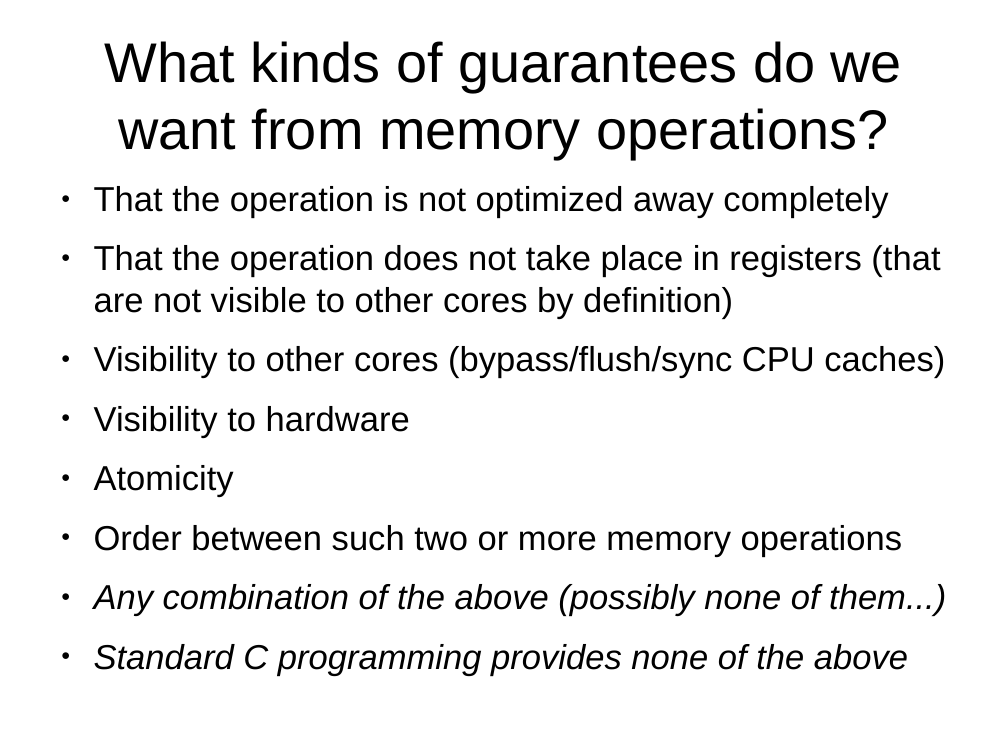
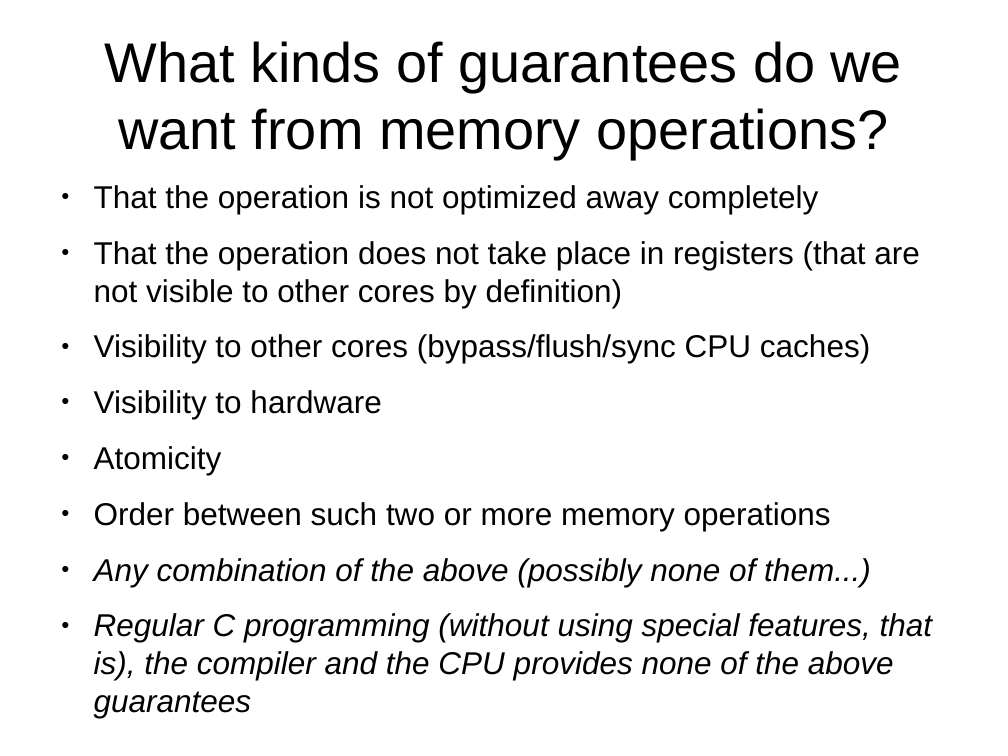
Before and after one commit to veltzer/demos-linux, a slide deck: slide 3 of doc/odp/volatile.odp. Drawn at 1008x756 pixels with LibreOffice and Linux fonts; fonts in the diff are those of the drawing. Boxes give left, top, right and bottom in pixels: in the first picture for what was removed or moved away, otherwise in the second. Text is boxed around its words. In the diff, an @@ line names an element or a change of style, - is before the commit and + after.

```diff
--- a/doc/odp/volatile.odp
+++ b/doc/odp/volatile.odp
@@ text at [94,185,920,587]: size 27.2 to 24.8 pt in "That the operation is not optimized away ...", "That the operation does not take place ...", "Visibility to other cores (bypass/flush/sync CPU caches)", "Visibility to hardware" and 3 more places @@
@@ text at [94,613,933,718]: text changed; size 27.2 to 24.8 pt @@
-● Standard C programming provides none of the above
+● Regular C programming (without using special features, that is), the compiler and the CPU provides none of the above guarantees
```
Also in this commit, not shown: 3 other slides changed, 1 slide added.
